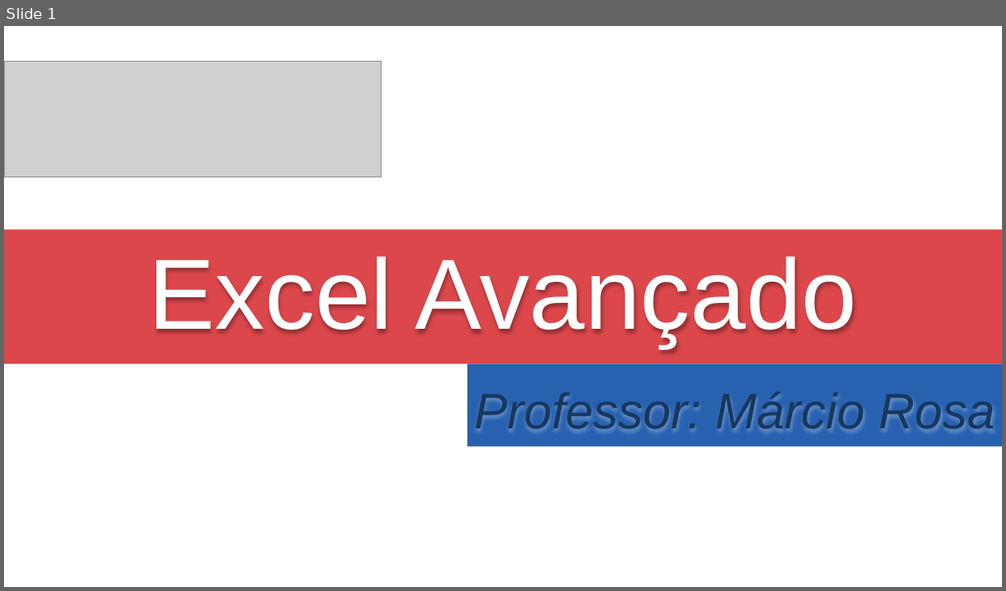
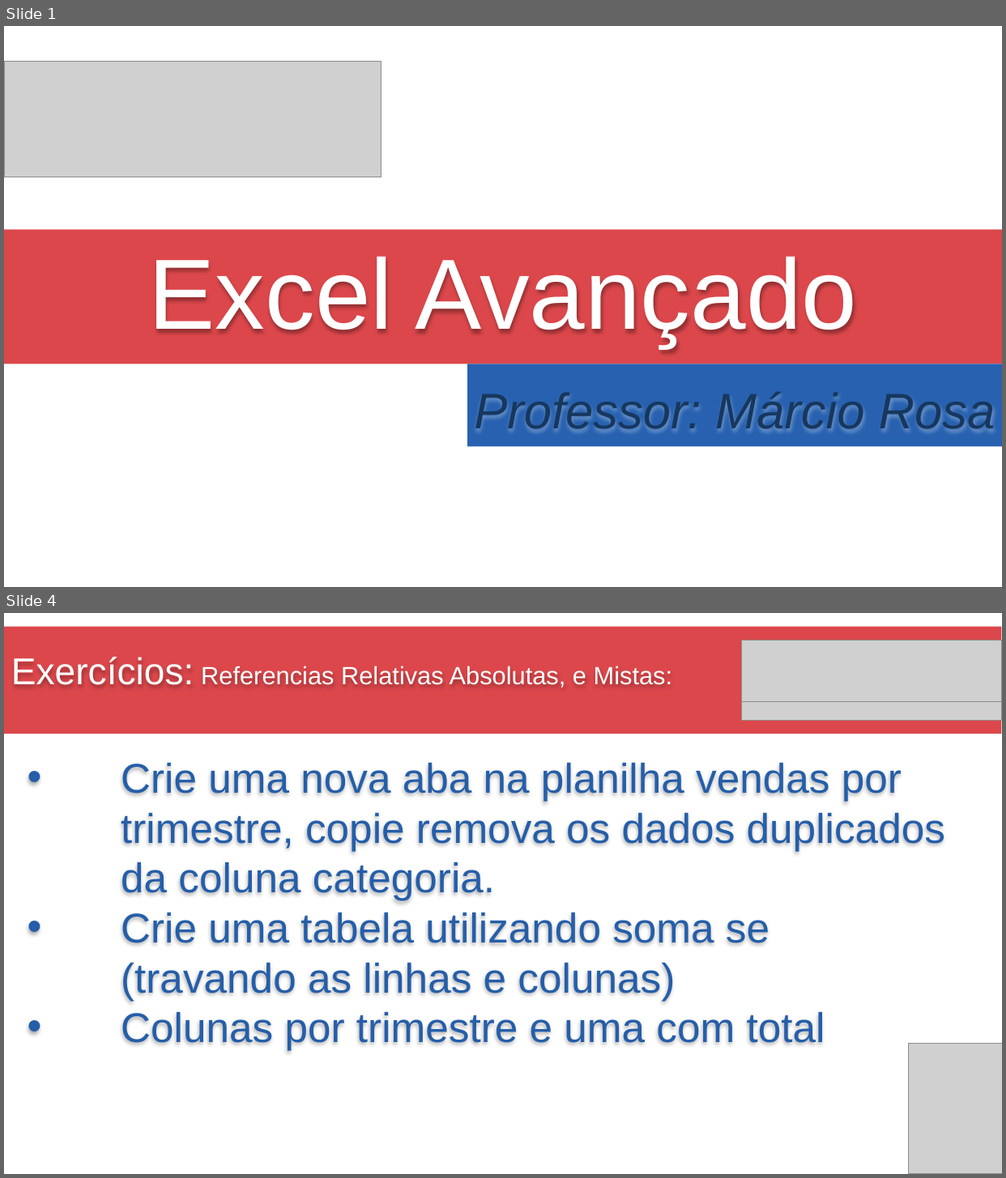
Before and after one commit to Marcsuper/TeachX, a slide deck: Turma Intensivo - 439 - Noite Julho 2017/Aula 3/Aula de Excel 3.pptx. Shown one above the other, each under a label of ours: slide 1 before the commit, slides 1 and 4 after it; the slides between them are not shown. The pictures are 1006x591 and 1006x1178 pixels, drawn with LibreOffice and Linux fonts; fonts in the diff are those of the drawing; grey boxes stand for pictures. Boxes give left, top, right and bottom in pixels: in the first picture for what was removed or moved away, otherwise in the second. Text is boxed around its words. In the diff, an @@ line names an element or a change of style, - is before the commit and + after.

```diff
--- a/Turma Intensivo - 439 - Noite Julho 2017/Aula 3/Aula de Excel 3.pptx
+++ b/Turma Intensivo - 439 - Noite Julho 2017/Aula 3/Aula de Excel 3.pptx
@@ slide 4 added at box(4, 613, 1002, 1174), background #FFFFFF @@
@@ rectangle added at box(4, 627, 1001, 734), fill #DC474B @@
@@ title added at box(11, 657, 673, 688), 24 pt, text #FFFFFF @@
+Exercícios: Referencias Relativas Absolutas, e Mistas:
@@ picture added at box(741, 640, 1001, 701) @@
@@ picture added at box(742, 702, 1002, 721) @@
@@ text added at box(121, 763, 945, 1050), 40 pt, text #255EA9 @@
+• Crie uma nova aba na planilha vendas por trimestre, copie remova os dados duplicados da coluna categoria.
+• Crie uma tabela utilizando soma se (travando as linhas e colunas)
+• Colunas por trimestre e uma com total
@@ picture added at box(909, 1044, 1002, 1174) @@
```
Also in this commit, not shown: 3 slides changed, 6 other slides added, 15 other files.
